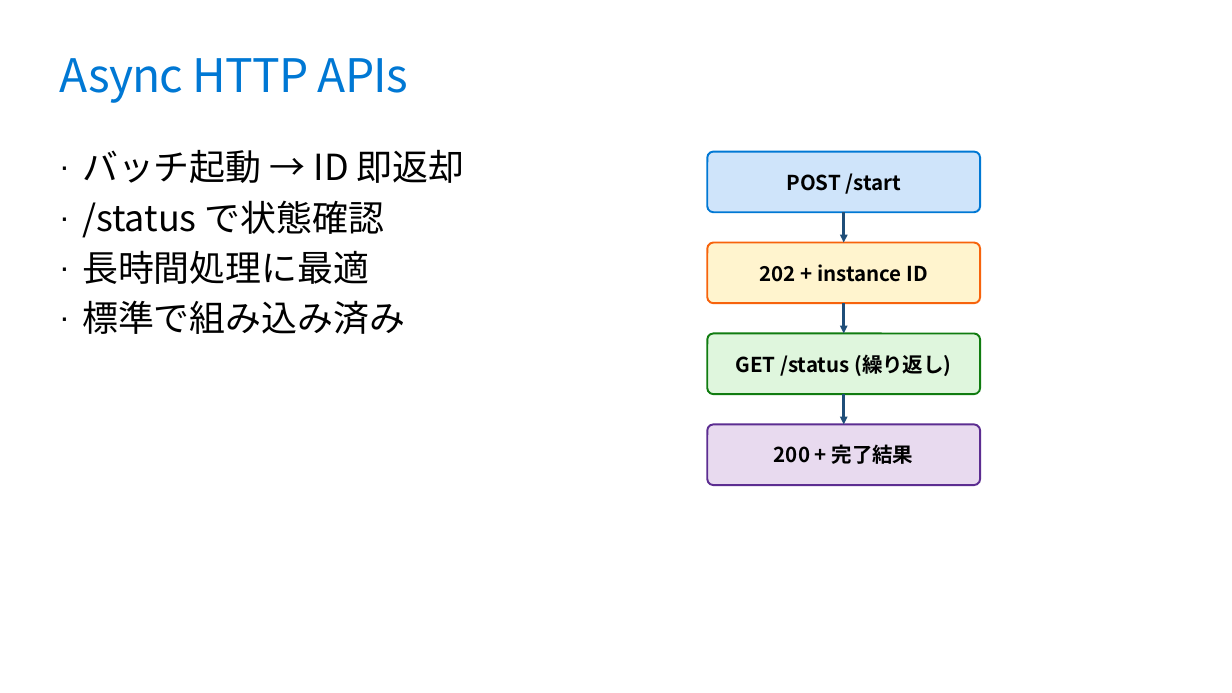
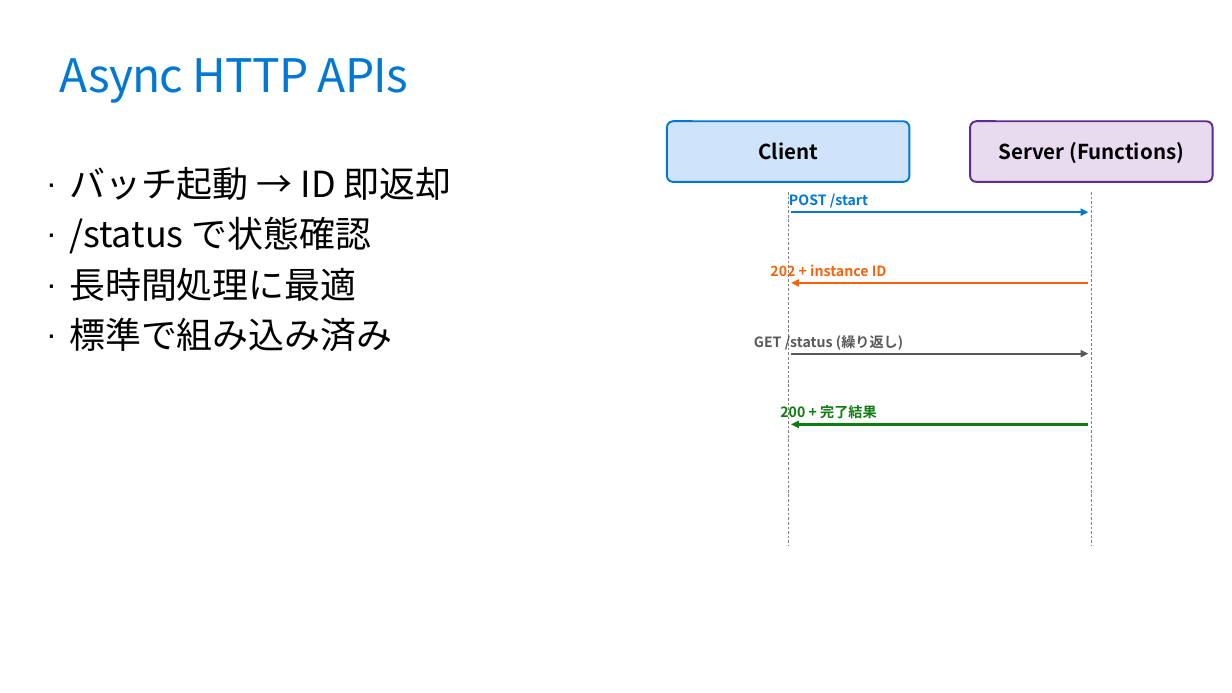
Before and after one commit to runceel/yonayona-durable, a slide deck: slide 11 of slides/slides.pptx. Drawn at 1232x693 pixels with LibreOffice and Linux fonts; fonts in the diff are those of the drawing; background and template pictures are left out. Boxes give left, top, right and bottom in pixels: in the first picture for what was removed or moved away, otherwise in the second. Text is boxed around its words. In the diff, an @@ line names an element or a change of style, - is before the commit and + after.

```diff
--- a/slides/slides.pptx
+++ b/slides/slides.pptx
@@ rounded rectangle added at <box>667,121,909,182</box>, fill #CFE4FA, outline #0078D4 1.5 pt, 16 pt, text #000000, bold @@
+Client
@@ rounded rectangle added at <box>970,121,1213,182</box>, fill #E8DAEF, outline #5C2D91 1.5 pt, 16 pt, text #000000, bold @@
+Server (Functions)
@@ text "バッチ起動 → ID 即返却": place and size @@
-text "バッチ起動 → ID 即返却" at <box>82,149,465,334</box>
+text "バッチ起動 → ID 即返却" at <box>69,166,452,351</box>
@@ text "POST /start": place and size @@
-text "POST /start" at <box>708,152,981,213</box>
+text "POST /start" at <box>789,193,868,208</box>
@@ text "POST /start" at <box>789,193,868,208</box>: size 16 to 11 pt, text colour #000000 to #0078D4; fill #CFE4FA to none; outline #0078D4 1.5 pt to none @@
@@ line added from (788, 192) to (788, 546), #808080 0.5 pt dashed @@
@@ line added from (1092, 192) to (1092, 546), #808080 0.5 pt dashed @@
@@ arrow moved from (844, 213) - (844, 242) to (791, 213) - (1089, 213) @@
@@ arrow (791, 213) - (1089, 213): stroke #1F4E79 2 pt to #0078D4 1.75 pt @@
@@ text "202 + instance ID": place and size @@
-text "202 + instance ID" at <box>708,242,981,303</box>
+text "202 + instance ID" at <box>770,262,887,280</box>
@@ text "202 + instance ID" at <box>770,262,887,280</box>: size 16 to 11 pt, text colour #000000 to #F7630C; fill #FFF4CE to none; outline #F7630C 1.5 pt to none @@
@@ arrow added from (1089, 283) to (791, 283), #F7630C 1.75 pt @@
@@ arrow removed from (844, 303) to (844, 334) @@
@@ text "GET /status (繰り返し)": place and size @@
-text "GET /status (繰り返し)" at <box>708,334,981,395</box>
+text "GET /status (繰り返し)" at <box>754,334,903,350</box>
@@ text "GET /status (繰り返し)" at <box>754,334,903,350</box>: size 16 to 11 pt, text colour #000000 to #595959; fill #DFF6DD to none; outline #107C10 1.5 pt to none @@
@@ arrow added from (791, 354) to (1089, 354), #595959 1.75 pt @@
@@ text "200 + 完了結果": place and size @@
-text "200 + 完了結果" at <box>708,424,981,485</box>
+text "200 + 完了結果" at <box>780,404,877,422</box>
@@ text "200 + 完了結果" at <box>780,404,877,422</box>: size 16 to 11 pt, text colour #000000 to #107C10; fill #E8DAEF to none; outline #5C2D91 1.5 pt to none @@
@@ arrow removed from (844, 395) to (844, 424) @@
@@ arrow added from (1089, 424) to (791, 424), #107C10 1.75 pt @@
```
Also in this commit, not shown: 4 other slides changed.
